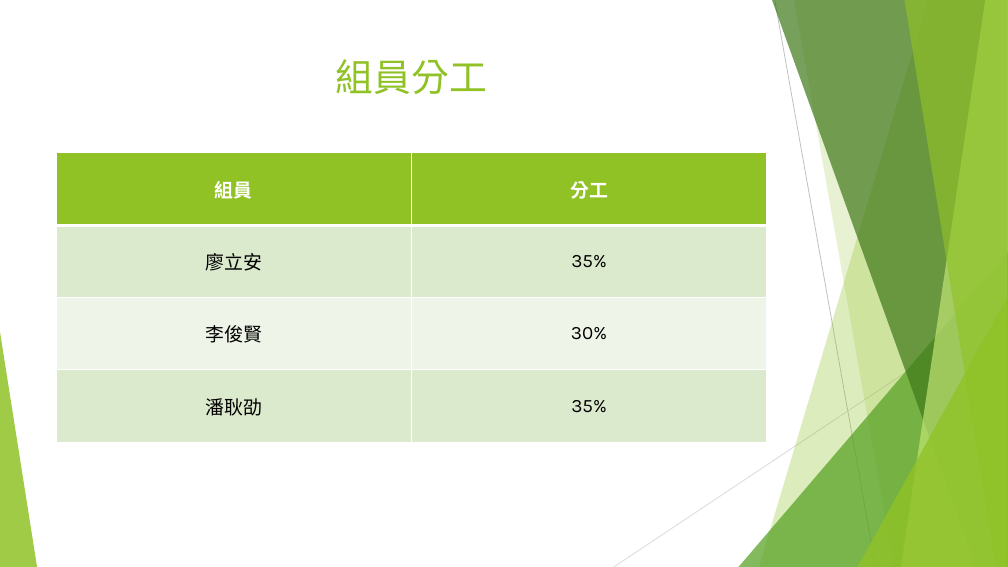
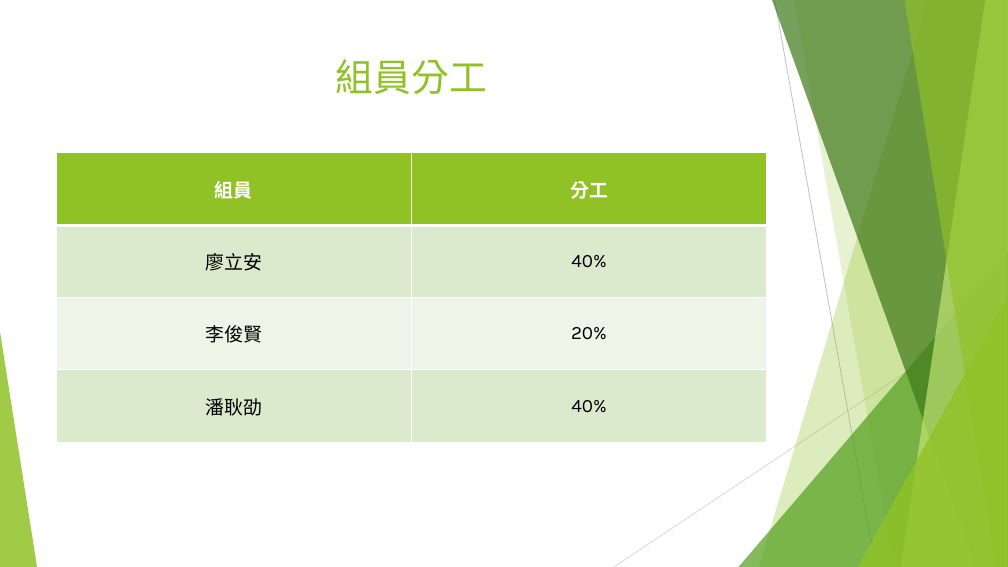
Before and after one commit to 109111105/Newaaa, a slide deck: slide 24 of 系統分析-第八組期末專案.pptx. Drawn at 1008x567 pixels with LibreOffice and Linux fonts; fonts in the diff are those of the drawing. Boxes give left, top, right and bottom in pixels: in the first picture for what was removed or moved away, otherwise in the second. Text is boxed around its words. In the diff, an @@ line names an element or a change of style, - is before the commit and + after.

Commit message:
123456

```diff
--- a/系統分析-第八組期末專案.pptx
+++ b/系統分析-第八組期末專案.pptx
@@ table at [56,153,767,442] @@
-row 2, column 2: 35%
+row 2, column 2: 40%
-row 3, column 2: 30%
+row 3, column 2: 20%
-row 4, column 2: 35%
+row 4, column 2: 40%
```
